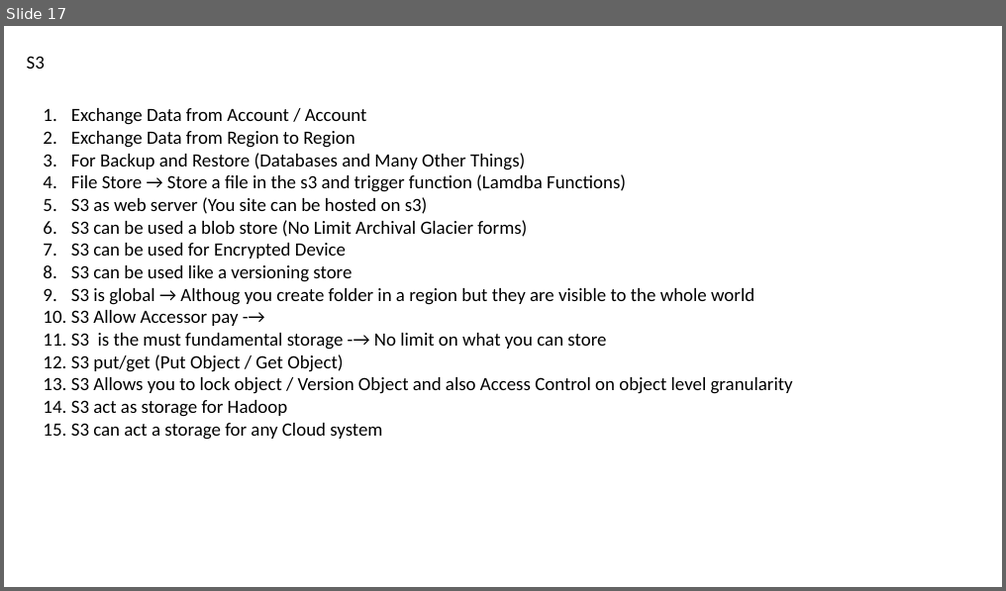
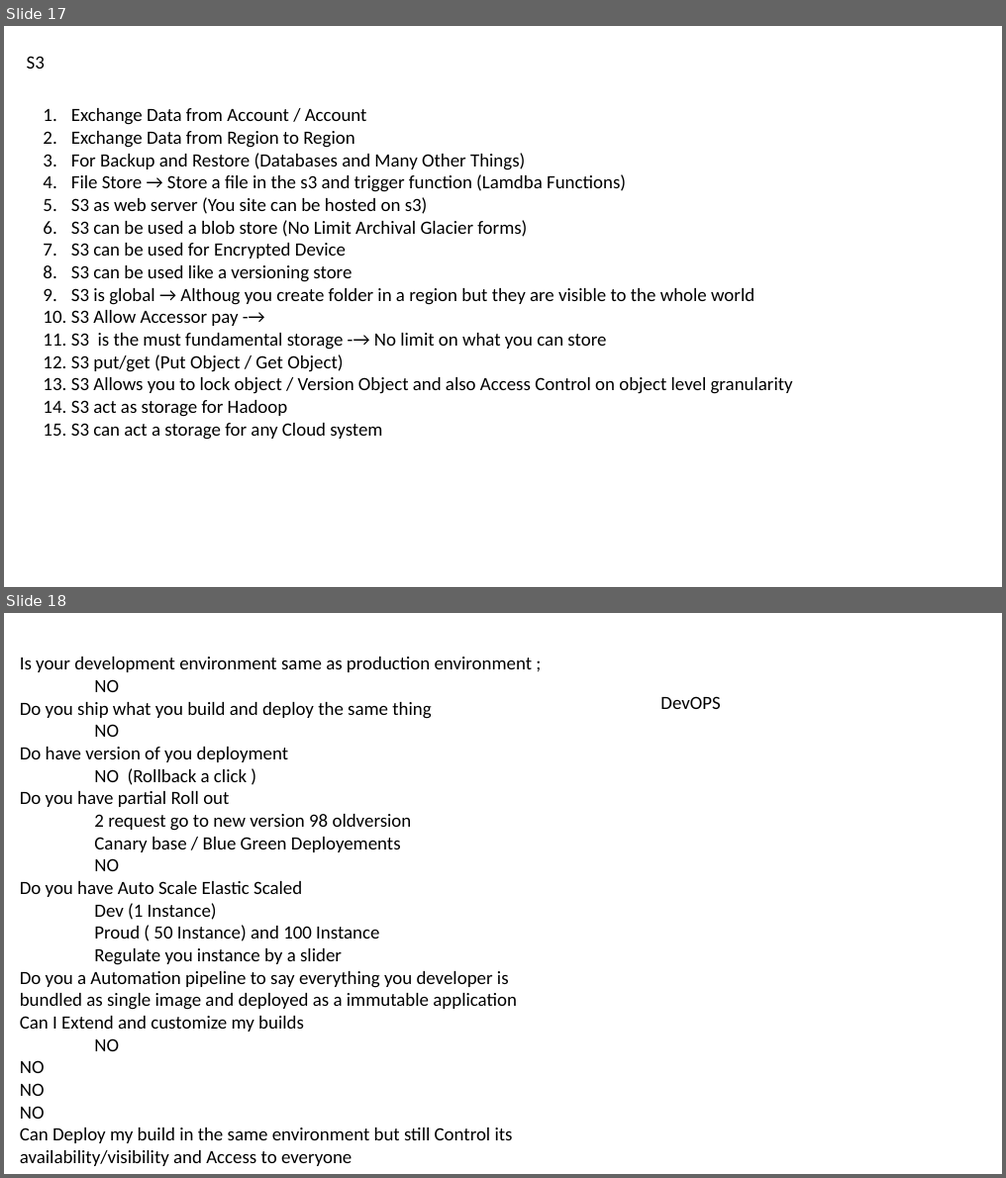
Before and after one commit to nileshdevdas/smcloudbasics, a slide deck: Day-1_BasicCloud.pptx. Shown one above the other, each under a label of ours: slide 17 before the commit, slides 17 and 18 after it. The pictures are 1006x591 and 1006x1178 pixels, drawn with LibreOffice and Linux fonts; fonts in the diff are those of the drawing. Boxes give left, top, right and bottom in pixels: in the first picture for what was removed or moved away, otherwise in the second. Text is boxed around its words. In the diff, an @@ line names an element or a change of style, - is before the commit and + after.

Commit message:
New changes

```diff
--- a/Day-1_BasicCloud.pptx
+++ b/Day-1_BasicCloud.pptx
@@ slide 18 added at (4,613,1002,1174), background #FFFFFF @@
@@ text added at (20,657,533,1166), 18 pt, text #000000 @@
+Is your development environment same as production environment ;
+NO
+Do you ship what you build and deploy the same thing
+NO
+Do have version of you deployment
+NO (Rollback a click )
+Do you have partial Roll out
+2 request go to new version 98 oldversion
+Canary base / Blue Green Deployements
+NO
+Do you have Auto Scale Elastic Scaled
+Dev (1 Instance)
+Proud ( 50 Instance) and 100 Instance
+Regulate you instance by a slider
+Do you a Automation pipeline to say everything you developer is bundled as single image and deployed as a immutable application
+Can I Extend and customize my builds
+NO
+NO
+NO
+NO
+Can Deploy my build in the same environment but still Control its availability/visibility and Access to everyone
@@ text added at (660,696,720,709), 18 pt, text #000000 @@
+DevOPS
```
Also in this commit, not shown: 12 other slides added.
